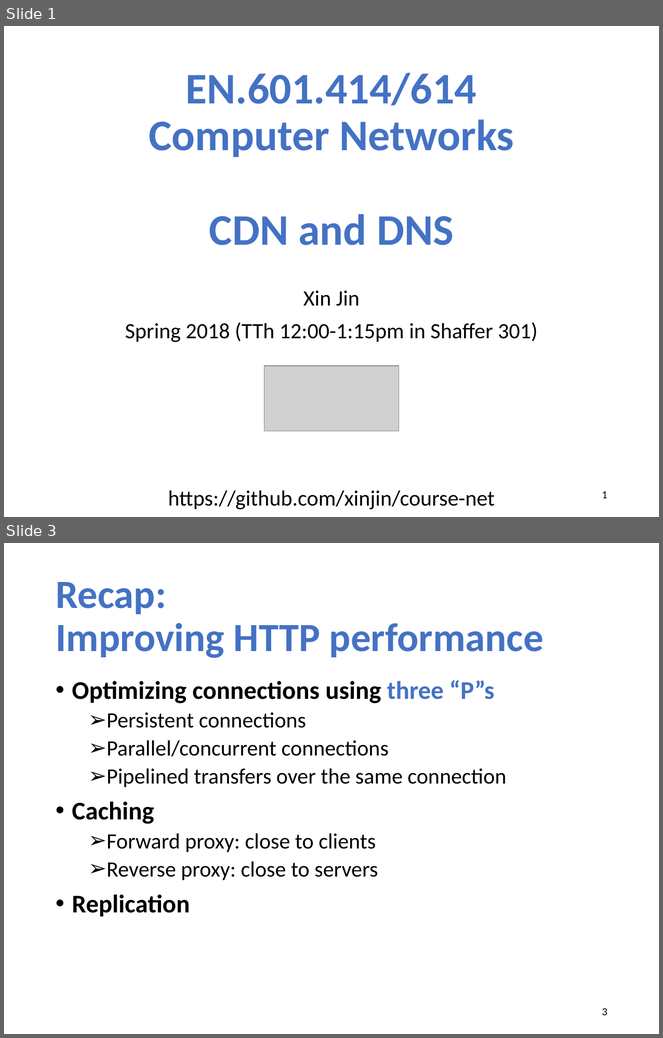
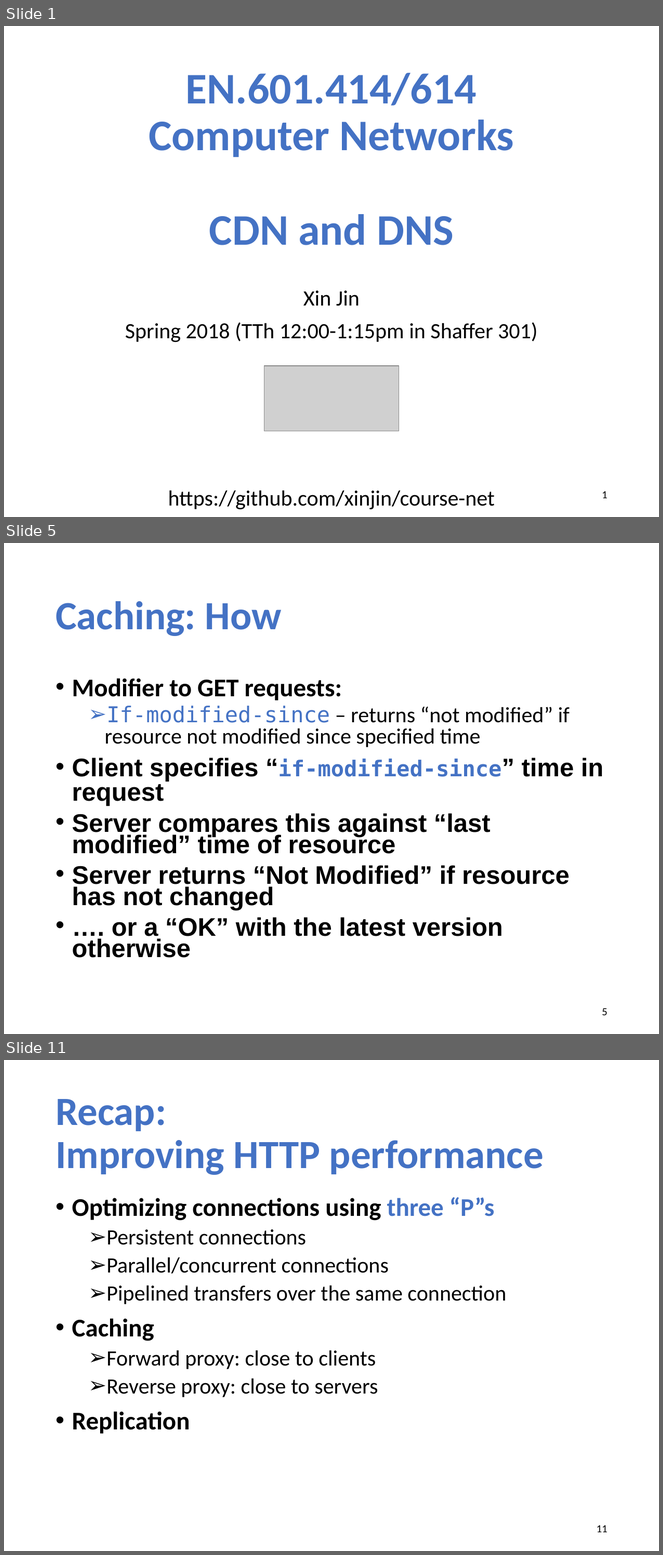
Before and after one commit to xinjin/course-net, a slide deck: slides/lec05_cdn.pptx. Shown one above the other, each under a label of ours: slides 1 and 3 before the commit, slides 1, 5 and 11 after it; the slides between them are not shown. The pictures are 663x1038 and 663x1555 pixels, drawn with LibreOffice and Linux fonts; fonts in the diff are those of the drawing; grey boxes stand for pictures. Boxes give left, top, right and bottom in pixels: in the first picture for what was removed or moved away, otherwise in the second. Text is boxed around its words. In the diff, an @@ line names an element or a change of style, - is before the commit and + after.

```diff
--- a/slides/lec05_cdn.pptx
+++ b/slides/lec05_cdn.pptx
@@ slide 5 added at bbox=[4, 543, 659, 1034], background #FFFFFF @@
@@ title added at bbox=[55, 601, 282, 636], 44 pt, text #4472C4, bold @@
+Caching: How
@@ text added at bbox=[72, 678, 604, 958], 28 pt, text #000000, bold @@
+• Modifier to GET requests:
+  ➢ If-modified-since – returns “not modified” if resource not modified since specified time
+• Client specifies “if-modified-since” time in request
+• Server compares this against “last modified” time of resource
+• Server returns “Not Modified” if resource has not changed
+• …. or a “OK” with the latest version otherwise
@@ page number added at bbox=[602, 1008, 608, 1016], 12 pt, text #000000 @@
+5
@@ what was slide 3 is now slide 11 @@
@@ page number at bbox=[597, 1525, 608, 1533]: text changed @@
-3
+11
```
Also in this commit, not shown: 1 slide changed, 7 other slides added, 2 other files.
